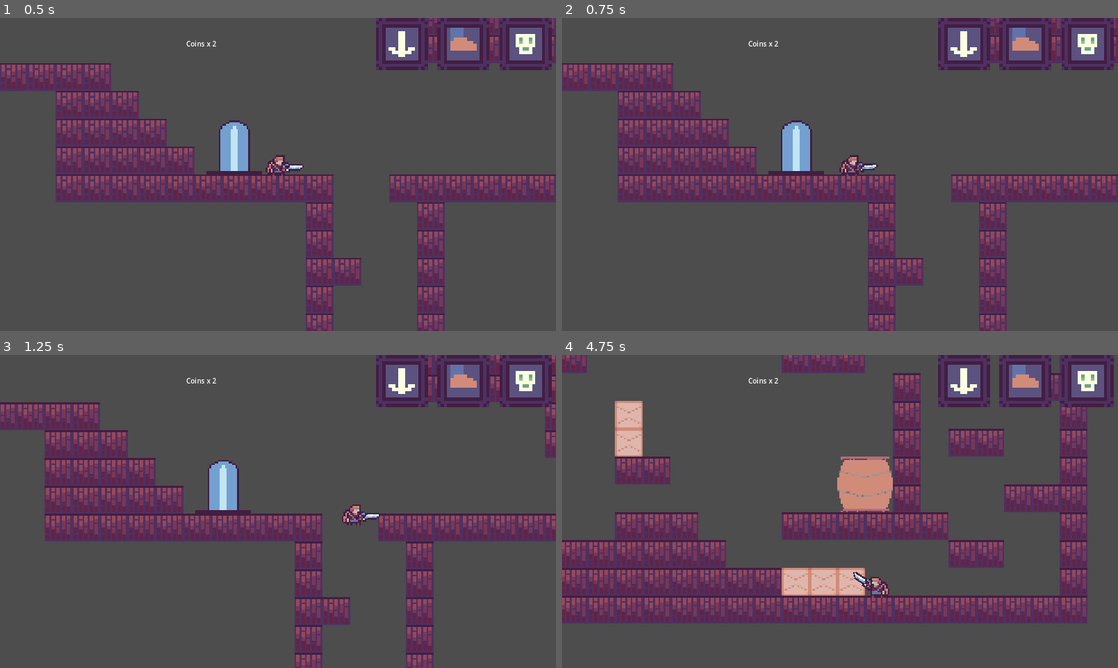
Above: before the commit, frames 1-4 (two rows, left to right).
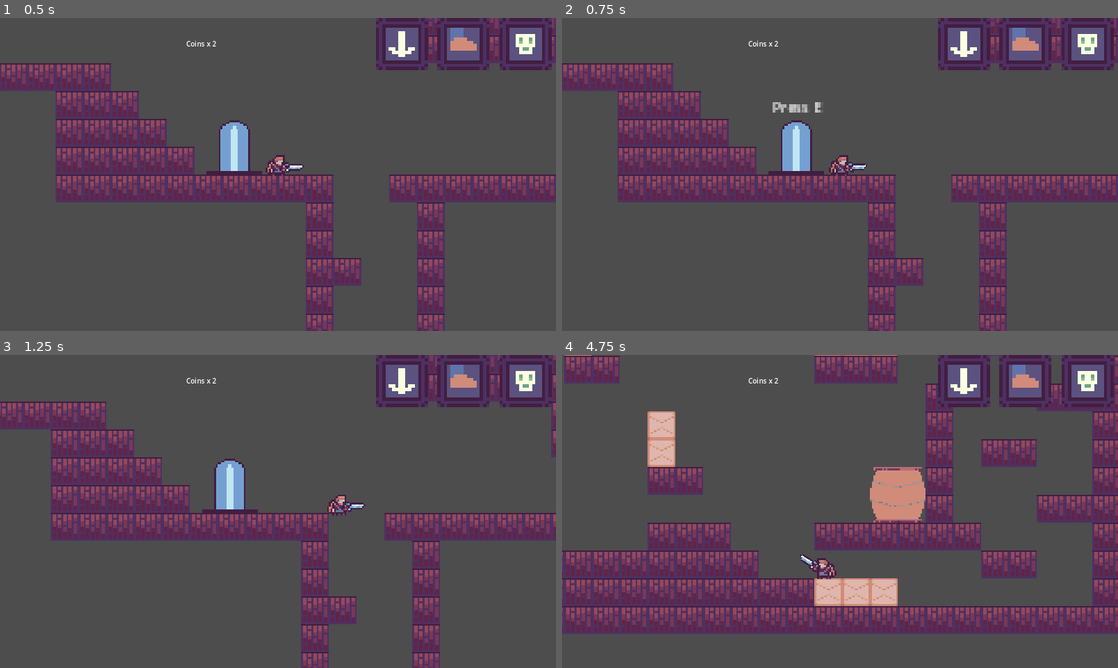
Above: after the commit, the same moments.

Repository: Kevin-Mortimer-19/Cursed-Jumper
Game: Godot game, scene res://src/game.tscn
Same seed, same stepped clock (60 frames per second), same inputs: the game is played once before the commit and once after it.
Inputs (mouse positions are in pixels of both pictures, inside the frame that each line leads up to):
- Up to frame 1 (0.5 s): no input
- Up to frame 2 (0.75 s): tap Enter at 0.5 s; move the mouse to (962, 158) at 0.52 s; press the mouse at (962, 158) at 0.53 s; hold D (move_right) from 0.53 s (still down)
- Up to frame 3 (1.25 s): keep holding D (move_right); tap Space (jump) at 0.77 s
- Up to frame 4 (4.75 s): move the mouse to (728, 527) at 1.27 s; release the mouse at (728, 527) at 1.28 s; click (728, 527) at 1.35 s; tap Space (jump) at 1.52, 3.02, 3.77, 4.52 s; move the mouse to (895, 442) at 2.02 s; release D (move_right) at 2.03 s; press the mouse at (895, 442) at 2.03 s; hold A (move_left) 2.03-2.78 s; tap E (interact) at 2.1, 4.35 s; move the mouse to (812, 574) at 2.77 s; release the mouse at (812, 574) at 2.78 s; hold D (move_right) 2.78-4.28 s; click (812, 574) at 2.85 s; move the mouse to (1006, 558) at 3.52 s; press the mouse at (1006, 558) at 3.53 s; move the mouse to (673, 464) at 4.27 s; release the mouse at (673, 464) at 4.28 s; hold A (move_left) from 4.28 s (still down); click (673, 464) at 4.55 s

Frame 1 is identical in both runs. In frame 2, 0.5% of the frame differs, in the area x 37-57%, y 26-51%; in frame 3, 15%; in frame 4, 42%, in the area x 0-100%, y 0-90%.

Commit message:
Player input handling update

Diff:
--- a/src/entities/player/player.gd
+++ b/src/entities/player/player.gd
@@ -152,8 +152,6 @@
 
 
 func _input(event: InputEvent) -> void:
-	if Input.is_action_pressed("attack"):
-		_handle_attack(event)
 	if event is InputEventMouseMotion:
 		var mouse_pos:= get_global_mouse_position()
 		sprite.flip_h = sign(mouse_pos.x - global_position.x) < 0
@@ -166,6 +164,9 @@
 		_handle_move()
 		_handle_jump()
 
+	if Input.is_action_pressed("attack"):
+		_handle_attack()
+
 	_was_on_floor = is_on_floor()
 
 	move_and_slide()
@@ -173,14 +174,13 @@
 
 func _handle_move() -> void:
 	var input = get_movement()
-	var speed: float
-	var rate: float
+	var speed: float = 0
+	var rate: float = ground_friction
 	if is_on_floor():
 		if can_move_ground():
 			rate = ground_accel if input else ground_friction
 			speed = input * ground_speed
 		else:
-			rate = ground_friction
 			speed = 0
 			rate = ground_friction
 	elif can_control_air():
@@ -231,7 +231,7 @@
 			velocity.y = -jump_strength_full if Input.is_action_pressed("jump") else -jump_strength_half
 
 
-func _handle_attack(_event: InputEvent) -> void:
+func _handle_attack() -> void:
 	# Not reloading and not in the brief window in between
 	if shots_remaining <= 0 or not _minimum_cd_timer.is_stopped():
 		return
--- a/src/entities/player/player.tscn
+++ b/src/entities/player/player.tscn
@@ -30,12 +30,12 @@
 jump_strength_full = 330.0
 jump_strength_half = 165.0
 gravity = 784.8
-ground_speed = 200.0
-ground_accel = 0.5
-ground_friction = 0.5
-air_speed = 200.0
-air_accel = 0.13
-air_friction = 0.18
+ground_speed = 150.22
+ground_accel = 0.1
+ground_friction = 0.25
+air_speed = 150.0
+air_accel = 0.07
+air_friction = 0.03
 modifiers_move_options = 11
 modifiers_combat = 1
 
